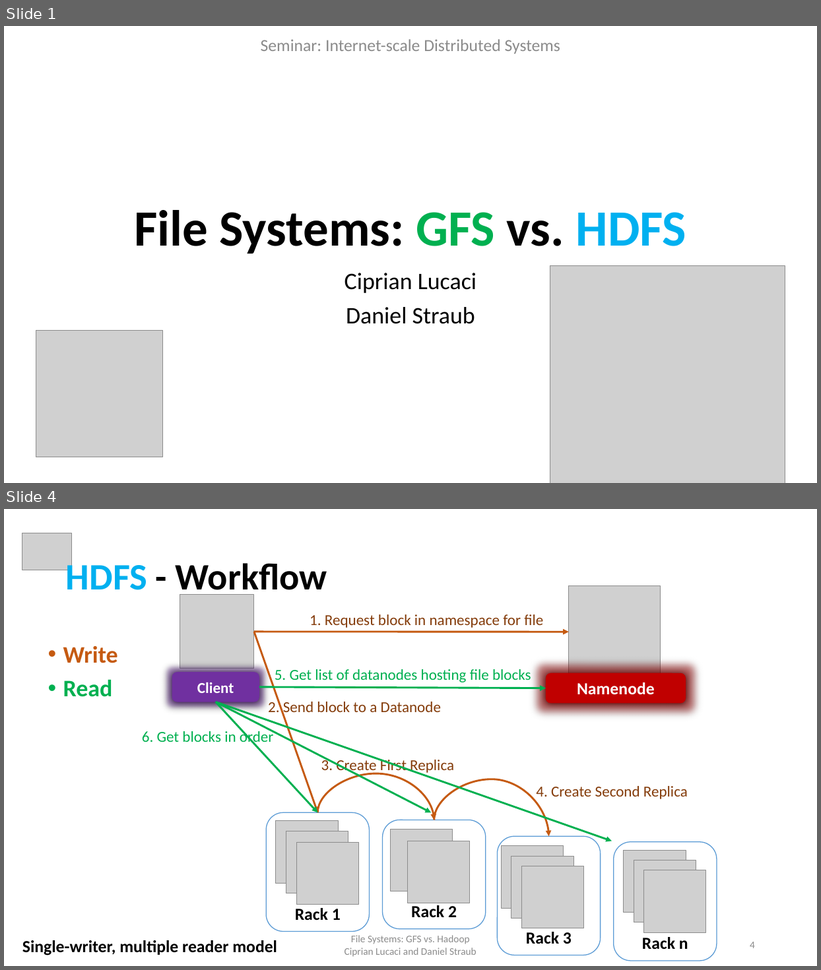
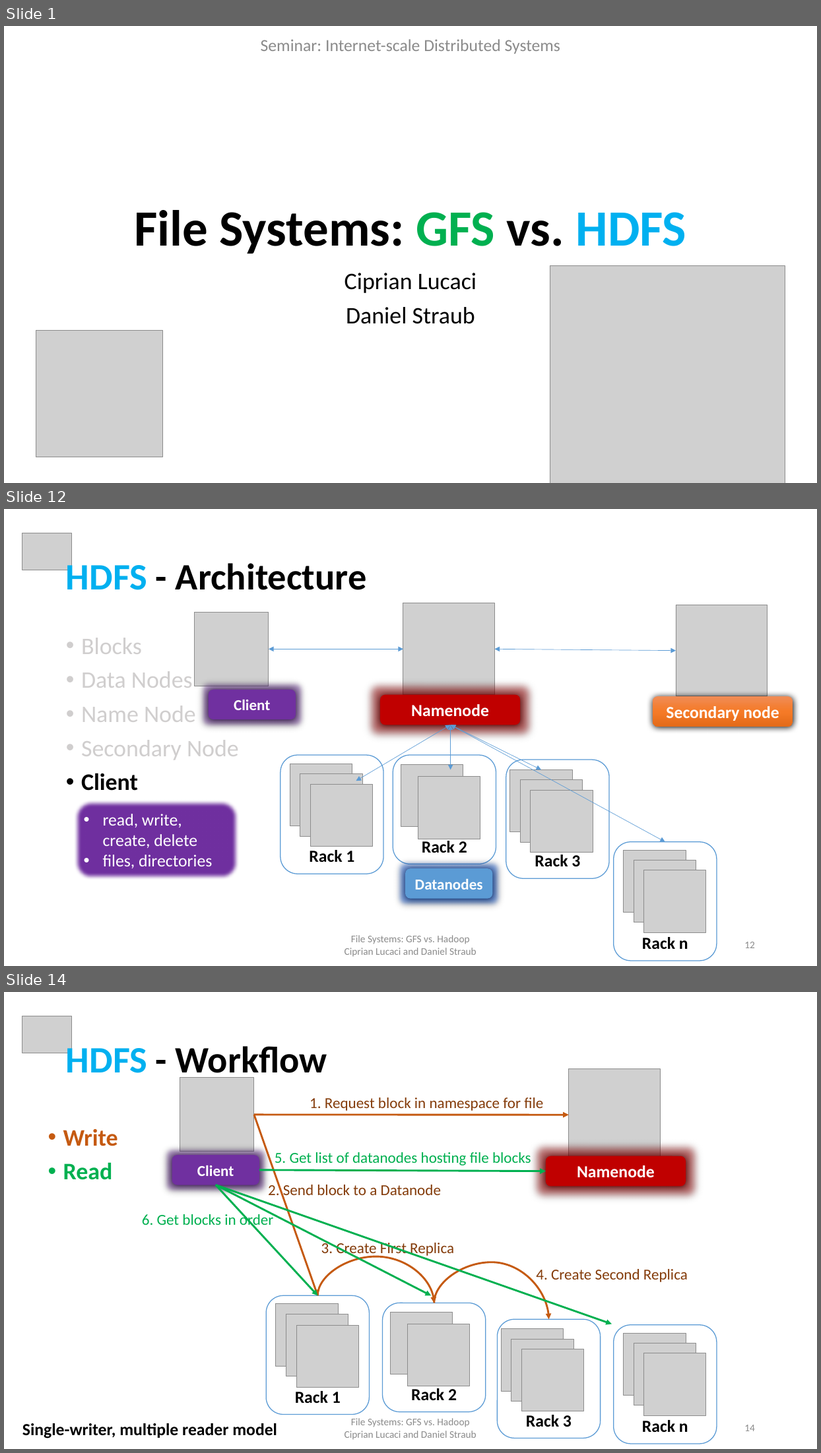
Before and after one commit to cipri7329/ss15-seminar, a slide deck: Presentation/DistributedFileSystems.pptx. Shown one above the other, each under a label of ours: slides 1 and 4 before the commit, slides 1, 12 and 14 after it; the slides between them are not shown. The pictures are 821x970 and 821x1453 pixels, drawn with LibreOffice and Linux fonts; fonts in the diff are those of the drawing; grey boxes stand for pictures; background and template pictures are left out. Boxes give left, top, right and bottom in pixels: in the first picture for what was removed or moved away, otherwise in the second. Text is boxed around its words. In the diff, an @@ line names an element or a change of style, - is before the commit and + after.

Commit message:
Finished GFS slides. Merged GFS and HDFS. Started with similarities.

```diff
--- a/Presentation/DistributedFileSystems.pptx
+++ b/Presentation/DistributedFileSystems.pptx
@@ slide 12 added at bbox=[4, 509, 817, 966], background #FFFFFF @@
@@ picture added at bbox=[22, 533, 71, 570] @@
@@ title added at bbox=[66, 558, 367, 590], 44 pt, text #000000, bold @@
+HDFS - Architecture
@@ text added at bbox=[81, 638, 239, 791], 28 pt, text #D0CECE @@
+• Blocks
+• Data Nodes
+• Name Node
+• Secondary Node
+• Client
@@ group added at bbox=[194, 603, 793, 961]: 14 pictures, 6 rounded rectangles, 6 double arrows @@
+Rack n
+Rack 3
+Rack 2
+Rack 1
+Namenode
+Secondary node
@@ rounded rectangle added at bbox=[209, 690, 296, 720], fill #7030A0, 18 pt, text #FFFFFF, bold @@
+Client
@@ rounded rectangle added at bbox=[73, 800, 238, 880], fill #7030A0, outline #43739E 1 pt, 20 pt, text #FFFFFF @@
+• read, write, create, delete
+• files, directories
@@ rounded rectangle added at bbox=[405, 869, 492, 899], fill #5B9BD5, 18 pt, text #FFFFFF, bold @@
+Datanodes
@@ text added at bbox=[345, 935, 477, 956], 12 pt, text #8C8C8C @@
+File Systems: GFS vs. Hadoop
+Ciprian Lucaci and Daniel Straub
@@ page number added at bbox=[745, 942, 755, 949], 12 pt, text #8C8C8C @@
+12
@@ what was slide 4 is now slide 14 @@
@@ page number at bbox=[745, 1425, 755, 1432]: text changed @@
-4
+14
```
Also in this commit, not shown: 8 slides changed, 9 other slides added, 2 other files.
